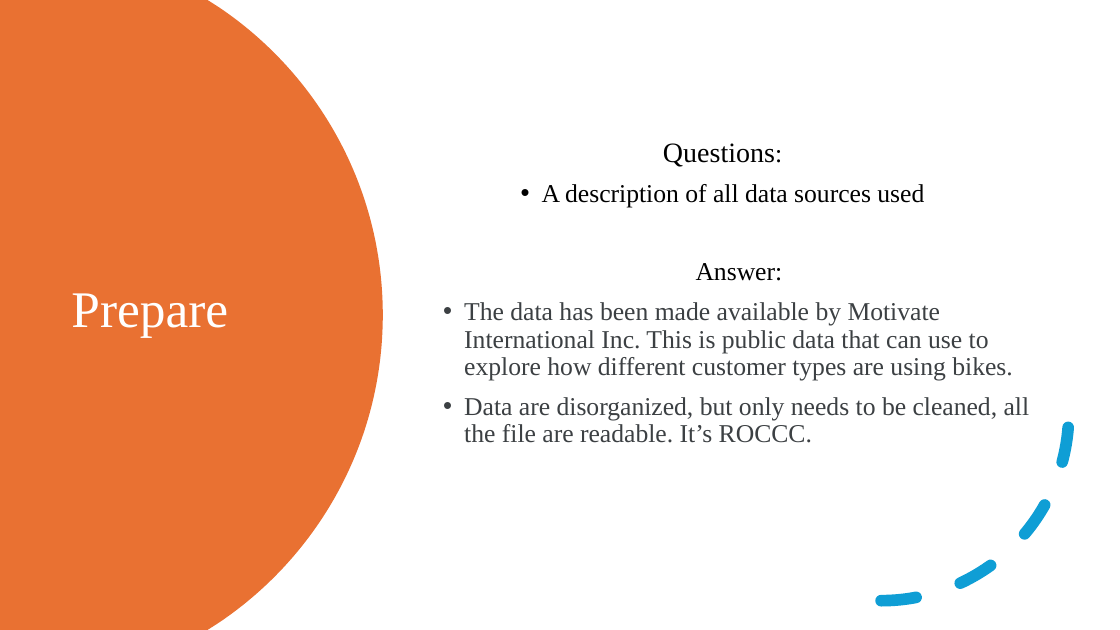
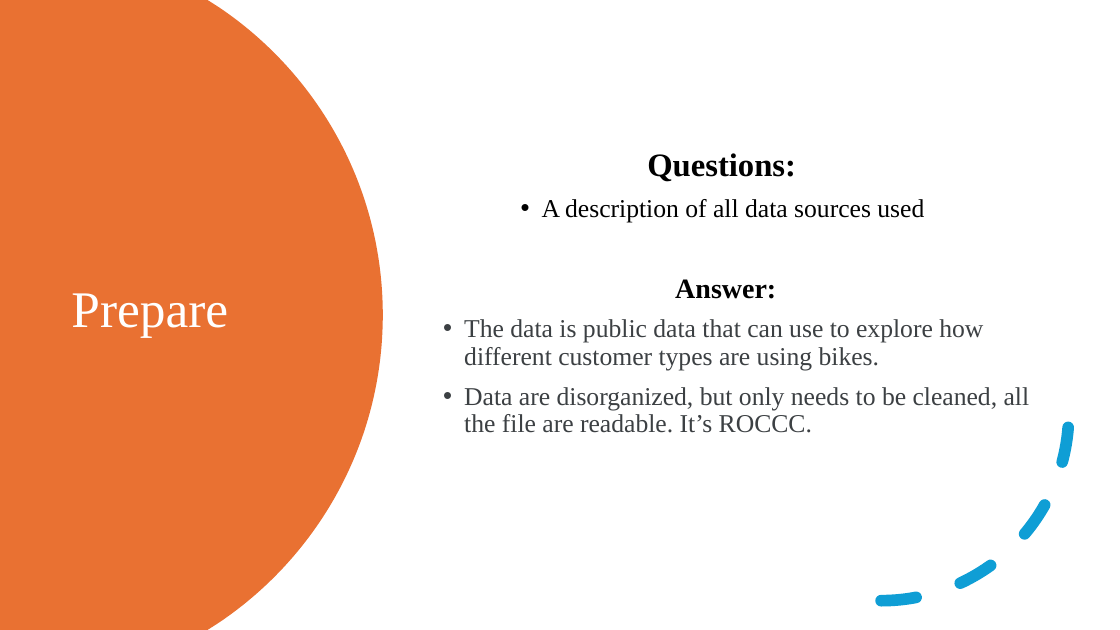
Before and after one commit to y4611676/Unanimous-Project, a slide deck: slide 7 of Bike_Share/How_Does_a_Bike_Share_Navigate_Speedy_Success.pptx. Drawn at 1120x630 pixels with LibreOffice and Linux fonts; fonts in the diff are those of the drawing. Boxes give left, top, right and bottom in pixels: in the first picture for what was removed or moved away, otherwise in the second. Text is boxed around its words. In the diff, an @@ line names an element or a change of style, - is before the commit and + after.

```diff
--- a/Bike_Share/How_Does_a_Bike_Share_Navigate_Speedy_Success.pptx
+++ b/Bike_Share/How_Does_a_Bike_Share_Navigate_Speedy_Success.pptx
@@ text at bbox=[647, 153, 796, 299]: size 24 to 28 pt, size 22 to 28 pt in "Questions:"; bold on in "Questions:", "Answer:"; size 22 to 24 pt in "Answer:"; indent changed @@
@@ text at bbox=[464, 319, 983, 371]: text changed @@
-• The data has been made available by Motivate International Inc. This is public data that can use to explore how different customer types are using bikes.
+• The data is public data that can use to explore how different customer types are using bikes.
```
Also in this commit, not shown: 9 other slides changed, 1 other file.
